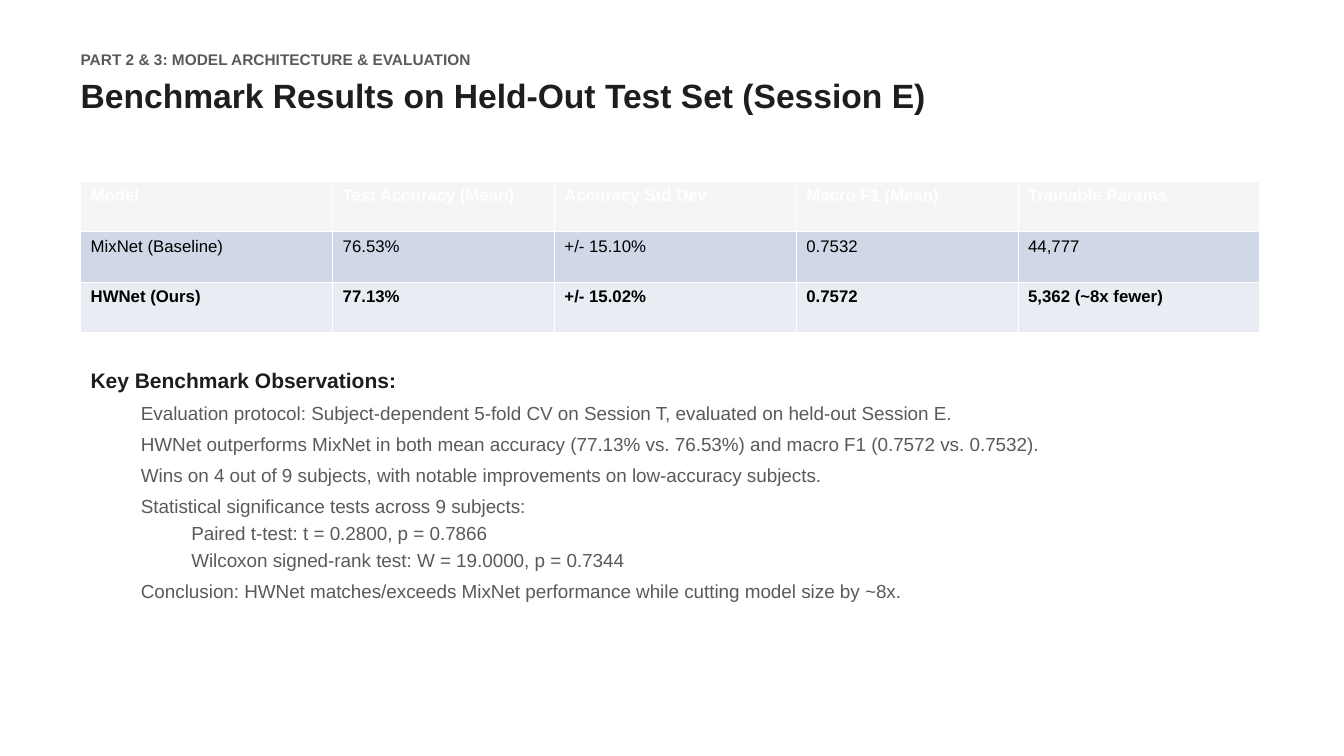
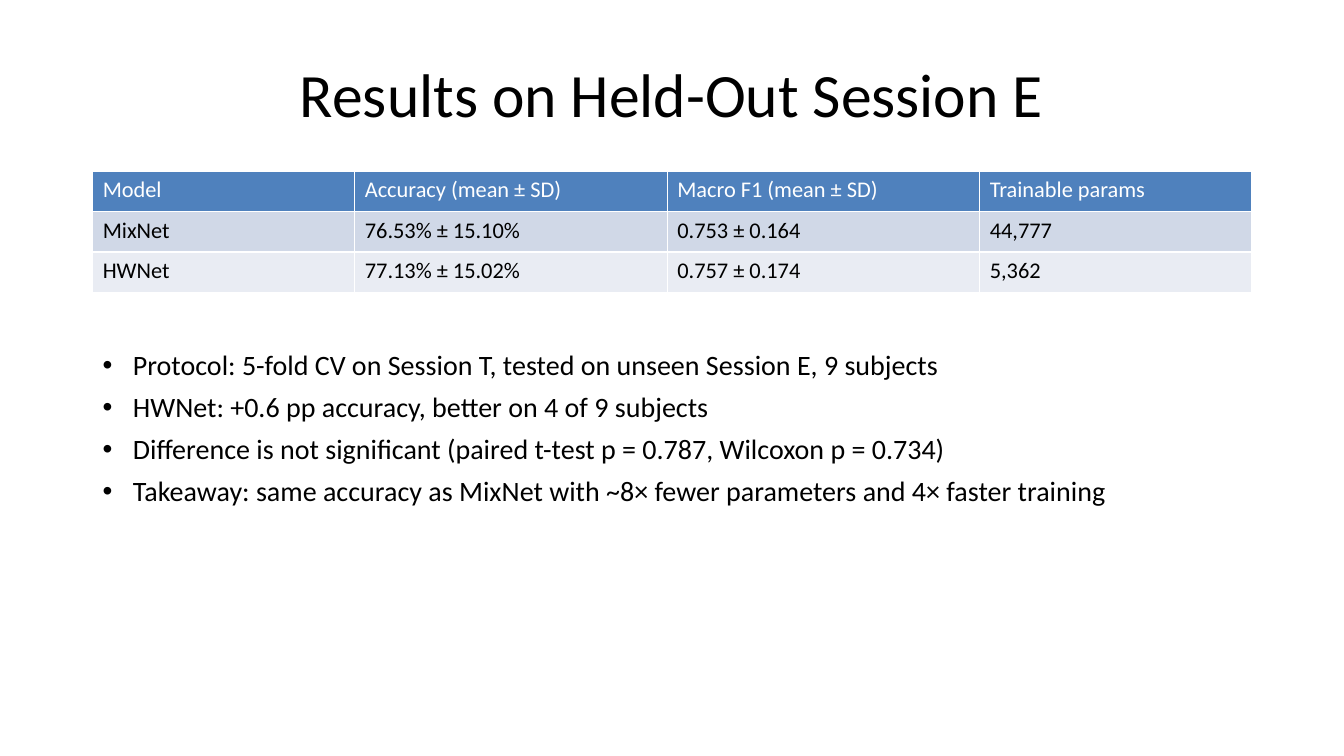
Before and after one commit to pratch/frontier-hw-bci, a slide deck: slide 5 of docs/HWNet_Presentation.pptx. Drawn at 1344x756 pixels with LibreOffice and Linux fonts; fonts in the diff are those of the drawing. Boxes give left, top, right and bottom in pixels: in the first picture for what was removed or moved away, otherwise in the second. Text is boxed around its words. In the diff, an @@ line names an element or a change of style, - is before the commit and + after.

```diff
--- a/docs/HWNet_Presentation.pptx
+++ b/docs/HWNet_Presentation.pptx
@@ title "Results on Held-Out Session E" at (x1=300, y1=74, x2=1043, y2=118): vertical alignment top to middle @@
@@ title at (x1=300, y1=74, x2=1043, y2=118): text changed; size 24 to 44 pt; font Arial to Calibri; text colour #1E1E1E to #000000; bold off @@
-PART 2 & 3: MODEL ARCHITECTURE & EVALUATION
-Benchmark Results on Held-Out Test Set (Session E)
+Results on Held-Out Session E
@@ table at (x1=93, y1=171, x2=1252, y2=292) @@
-column 1: Model | MixNet (Baseline) | HWNet (Ours)
-column 2: Test Accuracy (Mean) | 76.53% | 77.13%
-column 3: Accuracy Std Dev | +/- 15.10% | +/- 15.02%
-column 4: Macro F1 (Mean) | 0.7532 | 0.7572
-column 5: Trainable Params | 44,777 | 5,362 (~8x fewer)
+column 1: Model | MixNet | HWNet
+column 2: Accuracy (mean ± SD) | 76.53% ± 15.10% | 77.13% ± 15.02%
+column 3: Macro F1 (mean ± SD) | 0.753 ± 0.164 | 0.757 ± 0.174
+column 4: Trainable params | 44,777 | 5,362
@@ table resized from (x1=81, y1=181, x2=1260, y2=602) to (x1=93, y1=171, x2=1252, y2=292) @@
@@ text at (x1=133, y1=355, x2=1106, y2=506): text changed; size 13.5 to 20 pt; font Arial to Calibri; text colour #5A5A5A to #000000 @@
-Key Benchmark Observations:
-  Evaluation protocol: Subject-dependent 5-fold CV on Session T, evaluated on held-out Session E.
-  HWNet outperforms MixNet in both mean accuracy (77.13% vs. 76.53%) and macro F1 (0.7572 vs. 0.7532).
-  Wins on 4 out of 9 subjects, with notable improvements on low-accuracy subjects.
-  Statistical significance tests across 9 subjects:
-    Paired t-test: t = 0.2800, p = 0.7866
-    Wilcoxon signed-rank test: W = 19.0000, p = 0.7344
-  Conclusion: HWNet matches/exceeds MixNet performance while cutting model size by ~8x.
+• Protocol: 5-fold CV on Session T, tested on unseen Session E, 9 subjects
+• HWNet: +0.6 pp accuracy, better on 4 of 9 subjects
+• Difference is not significant (paired t-test p = 0.787, Wilcoxon p = 0.734)
+• Takeaway: same accuracy as MixNet with ~8× fewer parameters and 4× faster training
```
Also in this commit, not shown: 3 other slides changed, 3 slides added, 3 slides removed, 4 other files.
